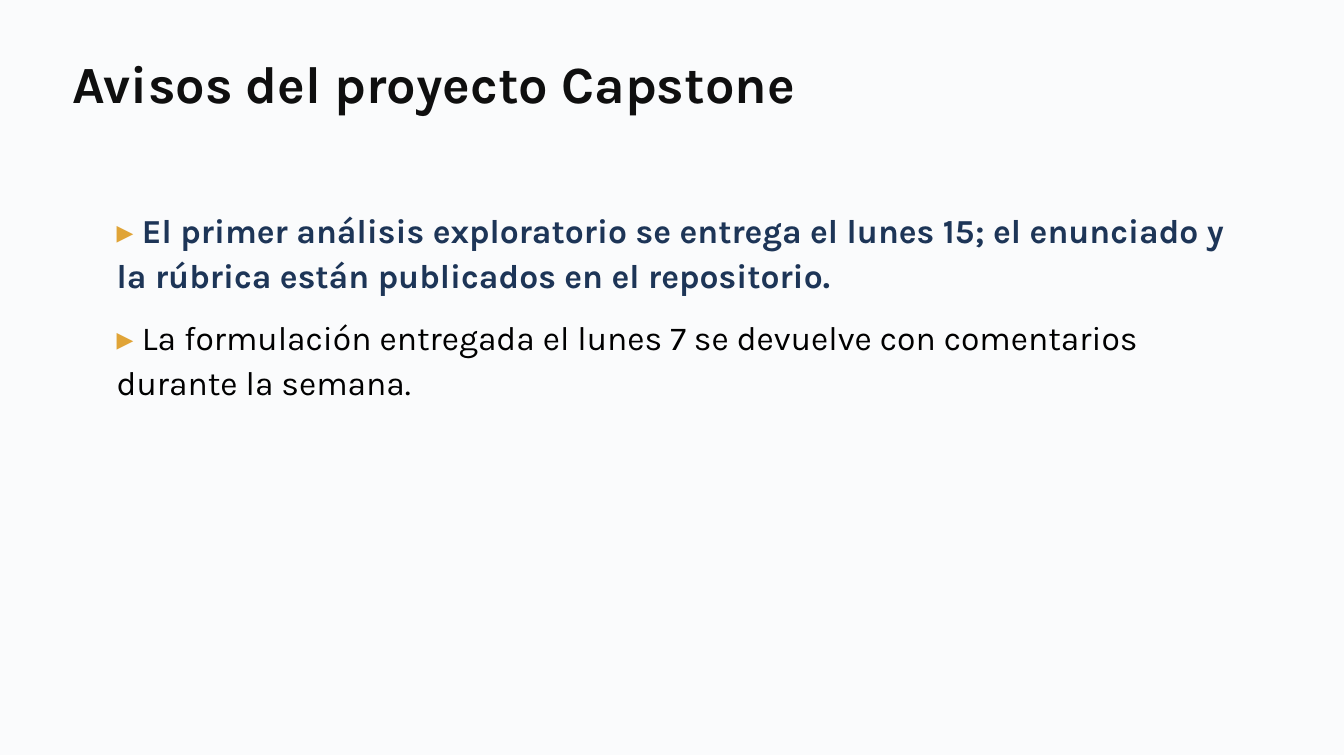
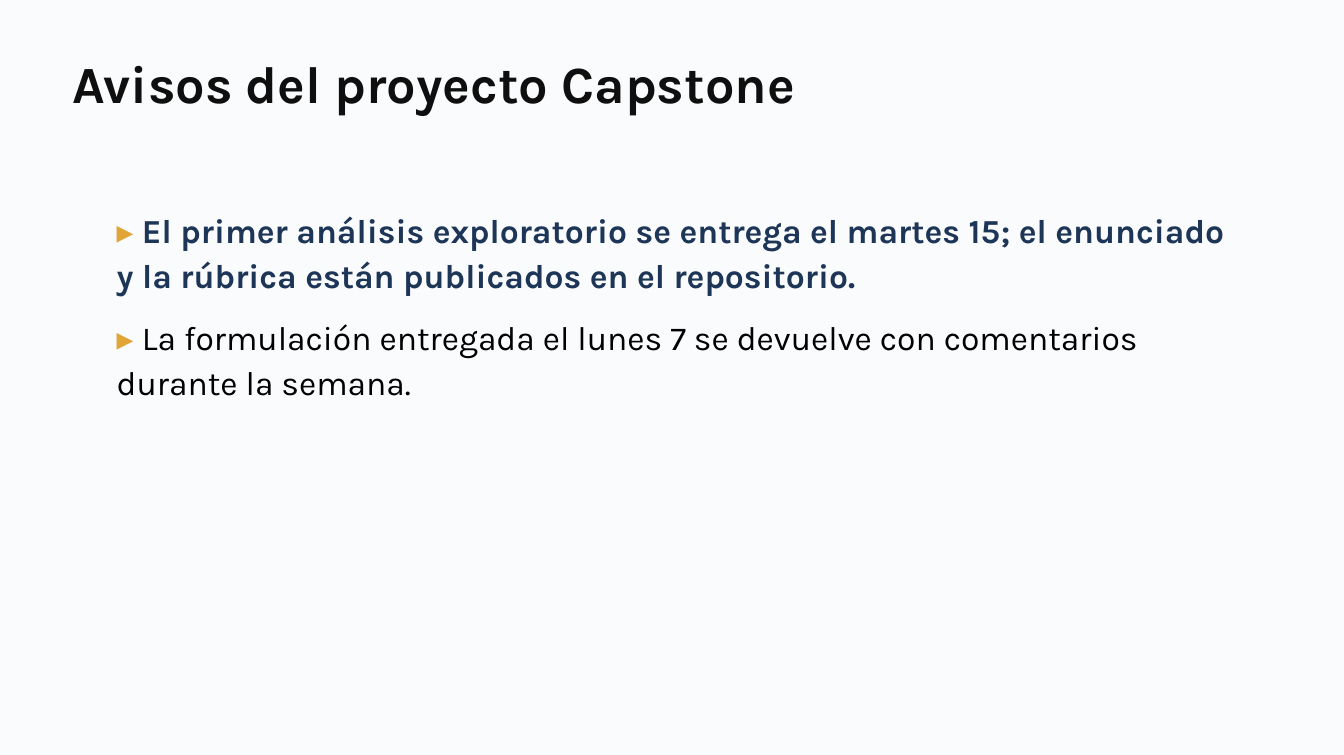
Before and after one commit to daniopitz/diplomado-cdd, a slide deck: slide 2 of presentaciones/clase05_probabilidad_inferencia.pptx. Drawn at 1344x755 pixels with LibreOffice and Linux fonts; fonts in the diff are those of the drawing. Boxes give left, top, right and bottom in pixels: in the first picture for what was removed or moved away, otherwise in the second. Text is boxed around its words. In the diff, an @@ line names an element or a change of style, - is before the commit and + after.

```diff
--- a/presentaciones/clase05_probabilidad_inferencia.pptx
+++ b/presentaciones/clase05_probabilidad_inferencia.pptx
@@ text at bbox=[117, 216, 1224, 297]: text changed @@
-▸ El primer análisis exploratorio se entrega el lunes 15; el enunciado y la rúbrica están publicados en el repositorio.
+▸ El primer análisis exploratorio se entrega el martes 15; el enunciado y la rúbrica están publicados en el repositorio.
```
Also in this commit, not shown: 1 other slide changed, 12 other files.
